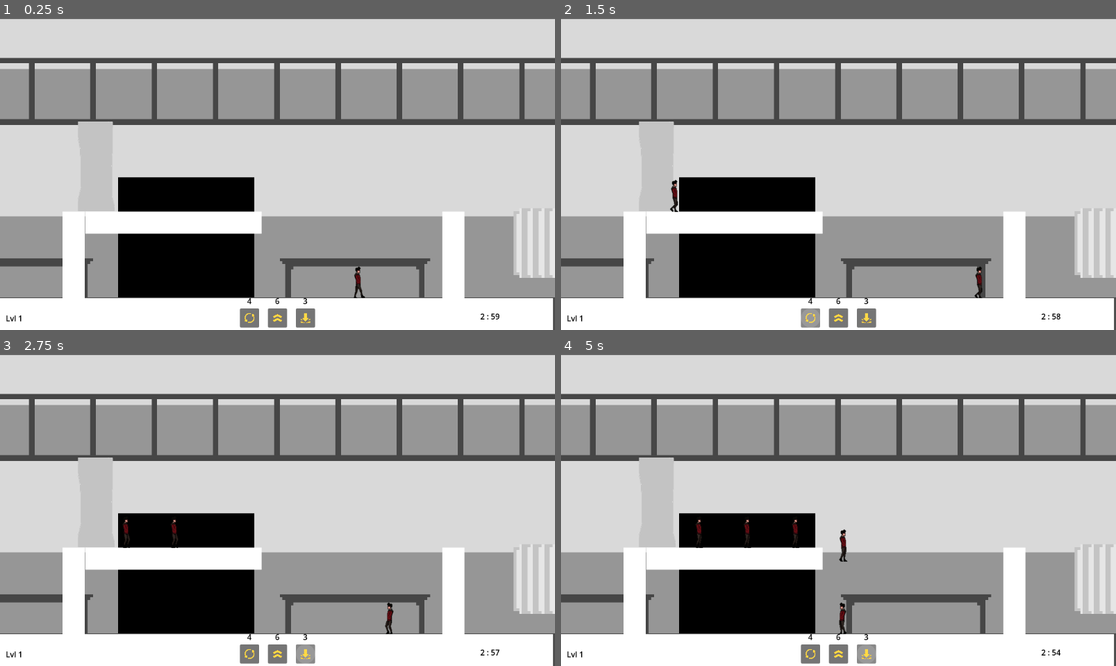
Above: before the commit, frames 1-4 (two rows, left to right).
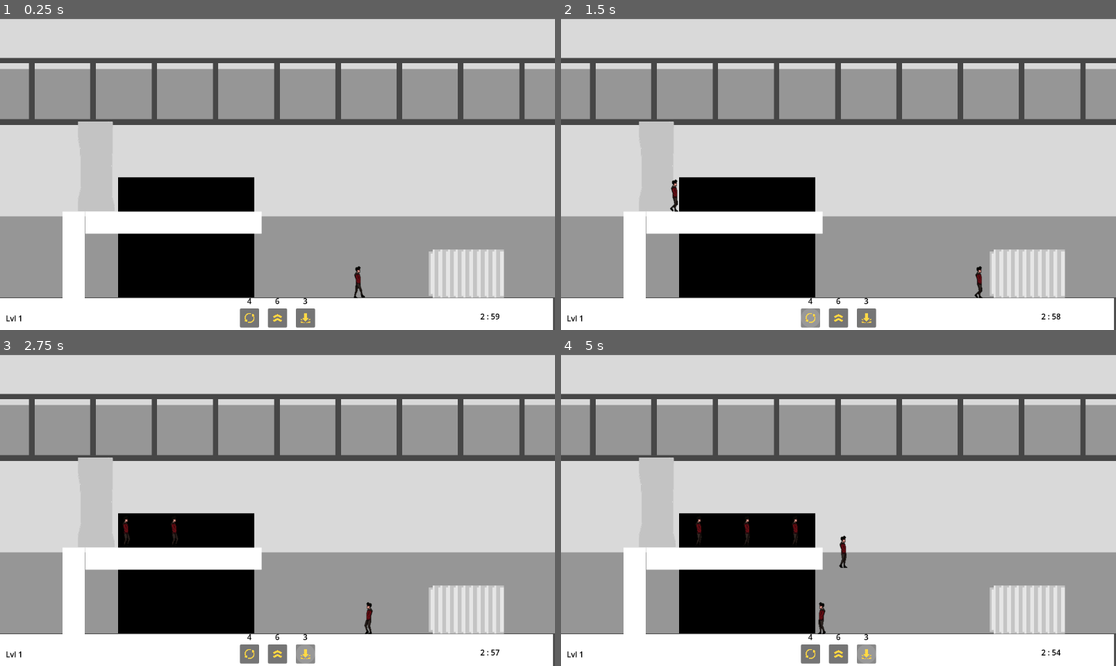
Above: after the commit, the same moments.

Repository: lougon02/EscapeFromHallwayB
Game: Godot game, scene res://scenes/levels/level.tscn
The game is run twice, just before and just after one commit, with the same random seed, the same clock (stepped at 60 frames per second) and the same inputs.
Inputs (mouse positions are in pixels of both pictures, inside the frame that each line leads up to):
- Up to frame 1 (0.25 s): no input
- Up to frame 2 (1.5 s): click (838, 317) at 0.5 s; click (810, 317) at 1.25 s
- Up to frame 3 (2.75 s): click (305, 653) at 2 s
- Up to frame 4 (5 s): click (838, 653) at 2.75 s; click (810, 653) at 3.5 s; click (866, 653) at 4.25 s

The runs differ from the first frame. In frame 1, 5.4% of the frame differs, in the area x 0-100%, y 62-90%; in frame 2, 5.4%; in frame 3, 5.6%; in frame 4, 5.7%, in the area x 0-100%, y 52-90%.

Commit message:
Added background objects (bench and heater)

Diff:
--- a/project.godot
+++ b/project.godot
@@ -30,7 +30,7 @@
 [layer_names]
 
 2d_physics/layer_1="Player"
-2d_physics/layer_2="Level"
+2d_physics/layer_2="Objects"
 
 [rendering]
 
--- a/scenes/entities/player/player.tscn
+++ b/scenes/entities/player/player.tscn
@@ -4,7 +4,7 @@
 [ext_resource type="Script" path="res://scenes/entities/player/player.gd" id="1_jj1ns"]
 
 [sub_resource type="RectangleShape2D" id="RectangleShape2D_yupc1"]
-size = Vector2(39, 67)
+size = Vector2(29, 67.5)
 
 [node name="Player" type="CharacterBody2D"]
 collision_mask = 2
@@ -19,6 +19,7 @@
 region_rect = Rect2(0, 54.7991, 1000, 70.2009)
 
 [node name="CollisionShape2D" type="CollisionShape2D" parent="."]
+position = Vector2(-1.5, 0.25)
 shape = SubResource("RectangleShape2D_yupc1")
 
 [connection signal="mouse_entered" from="." to="." method="_on_mouse_entered"]
--- a/scenes/levels/level.tscn
+++ b/scenes/levels/level.tscn
@@ -6,6 +6,7 @@
 [ext_resource type="Texture2D" uid="uid://8cuuy54cud0x" path="res://assets/White_square.png" id="2_svv2q"]
 [ext_resource type="PackedScene" uid="uid://bkv3g7dqnut7h" path="res://scenes/entities/spawn/spawn_location.tscn" id="4_k65vc"]
 [ext_resource type="PackedScene" uid="uid://btdipd0a85jlt" path="res://scenes/levels/ui.tscn" id="5_e8kyw"]
+[ext_resource type="PackedScene" uid="uid://gwf0fqo8y7g2" path="res://scenes/objects/heater.tscn" id="5_s0mmm"]
 
 [sub_resource type="RectangleShape2D" id="RectangleShape2D_wmoj3"]
 size = Vector2(1150, 69)
@@ -36,17 +37,6 @@
 [node name="CollisionShape2D" type="CollisionShape2D" parent="Floor"]
 position = Vector2(573, 612.5)
 shape = SubResource("RectangleShape2D_wmoj3")
-
-[node name="Wall" type="StaticBody2D" parent="."]
-position = Vector2(941.04, 494)
-collision_layer = 2
-
-[node name="WallImage" type="Sprite2D" parent="Wall"]
-scale = Vector2(0.23, 0.915)
-texture = ExtResource("2_svv2q")
-
-[node name="CollisionShape2D" type="CollisionShape2D" parent="Wall"]
-shape = SubResource("RectangleShape2D_wuh4f")
 
 [node name="Wall3" type="StaticBody2D" parent="."]
 position = Vector2(268.04, 425)
@@ -83,6 +73,9 @@
 [node name="CollisionShape2D" type="CollisionShape2D" parent="Wall2"]
 shape = SubResource("RectangleShape2D_wuh4f")
 
+[node name="Heater" parent="." instance=ExtResource("5_s0mmm")]
+position = Vector2(968, 531)
+
 [node name="SpawnTimer" type="Timer" parent="."]
 autostart = true
 
--- /dev/null
+++ b/scenes/objects/bench.tscn
@@ -0,0 +1,12 @@
+[gd_scene load_steps=2 format=3 uid="uid://b1tuqjtmru4nc"]
+
+[ext_resource type="Texture2D" uid="uid://b446g2p4o81kn" path="res://assets/objects/bench.png" id="1_un02d"]
+
+[node name="Bench" type="StaticBody2D"]
+collision_layer = 2
+
+[node name="CollisionShape2D" type="CollisionPolygon2D" parent="."]
+polygon = PackedVector2Array(-27, -7, 27, -7, 27, -6, 26, -6, 26, -5, 25, -5, 25, 7, 23, 7, 23, -3, 22, -3, 22, -4, -22, -4, -22, -3, -23, -3, -23, 7, -25, 7, -25, -5, -26, -5, -26, -6, -27, -6)
+
+[node name="Sprite2D" type="Sprite2D" parent="."]
+texture = ExtResource("1_un02d")
--- /dev/null
+++ b/scenes/objects/heater.tscn
@@ -0,0 +1,17 @@
+[gd_scene load_steps=3 format=3 uid="uid://gwf0fqo8y7g2"]
+
+[ext_resource type="Texture2D" uid="uid://jf3shlmm6gna" path="res://assets/objects/heater.png" id="1_2tx7i"]
+
+[sub_resource type="RectangleShape2D" id="RectangleShape2D_ddqqt"]
+size = Vector2(156, 103)
+
+[node name="Heater" type="StaticBody2D"]
+collision_layer = 2
+
+[node name="CollisionShape2D" type="CollisionShape2D" parent="."]
+position = Vector2(0, 0.5)
+shape = SubResource("RectangleShape2D_ddqqt")
+
+[node name="Sprite2D" type="Sprite2D" parent="."]
+scale = Vector2(4, 4)
+texture = ExtResource("1_2tx7i")
Binary file changed: assets/level/background.png
Binary file added: assets/objects/bench.png
Not shown, added: assets/objects/bench.png.import
Binary file added: assets/objects/heater.png
Not shown, added: assets/objects/heater.png.import
Not shown: 1 places in scenes/levels/level.tscn that only renumber resources
